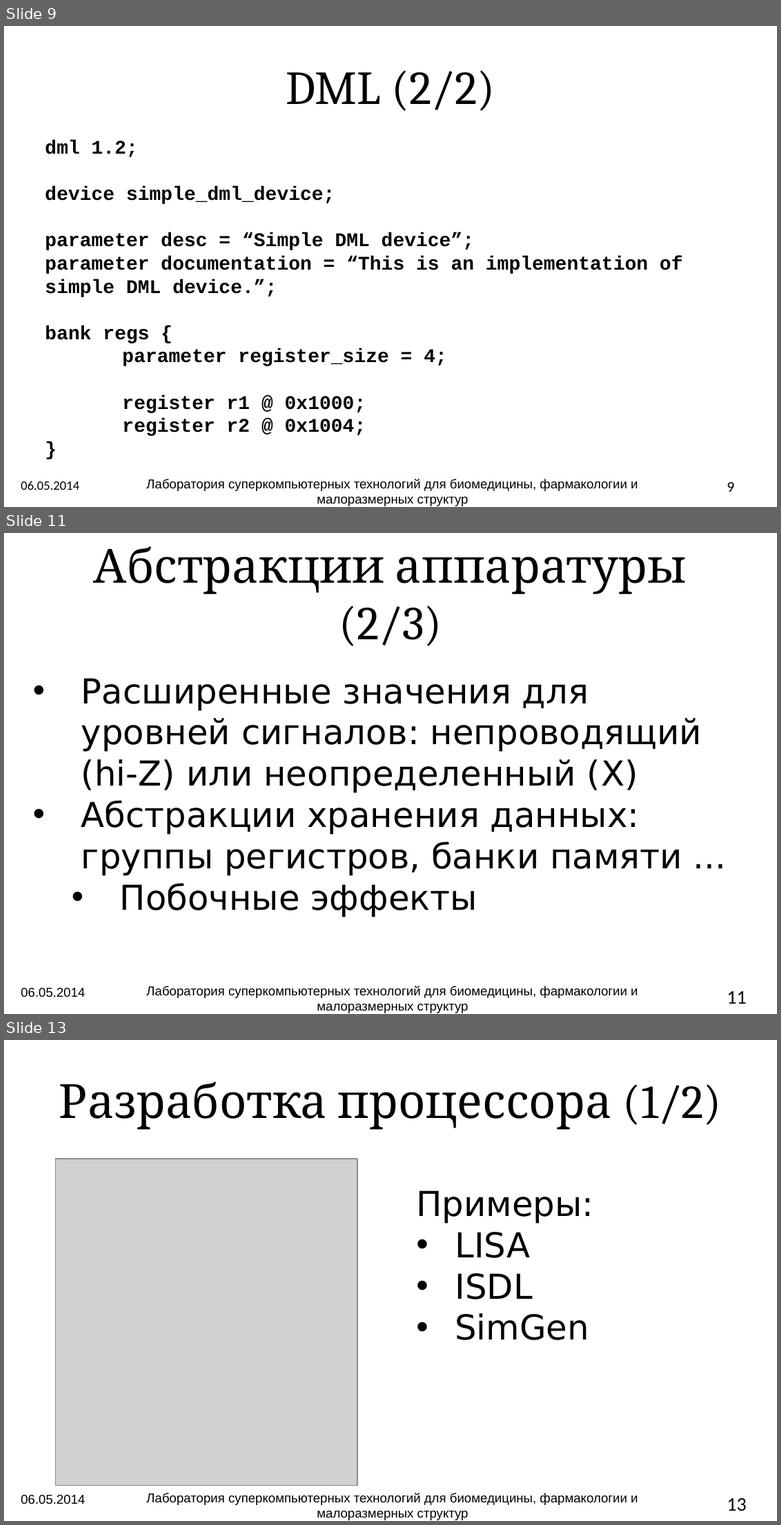
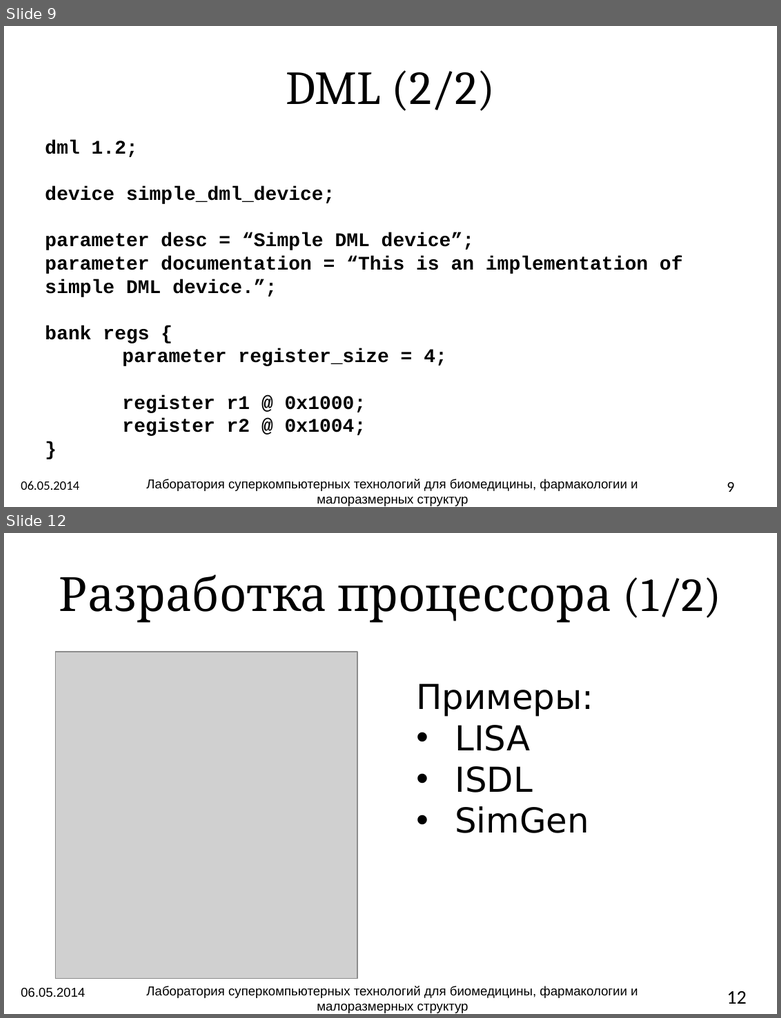
Before and after one commit to atakua/simlectures-archive, a slide deck: lecture12-languages/lecture12-languages.pptx. Shown one above the other, each under a label of ours: slides 9, 11 and 13 before the commit, slides 9 and 12 after it; the slides between them are not shown. The pictures are 781x1525 and 781x1018 pixels, drawn with LibreOffice and Linux fonts; fonts in the diff are those of the drawing; grey boxes stand for pictures; background and template pictures are left out. Boxes give left, top, right and bottom in pixels: in the first picture for what was removed or moved away, otherwise in the second. Text is boxed around its words. In the diff, an @@ line names an element or a change of style, - is before the commit and + after.

```diff
--- a/lecture12-languages/lecture12-languages.pptx
+++ b/lecture12-languages/lecture12-languages.pptx
@@ slide 11 removed at <box>4,533,777,1014</box>, background picture (left out) @@
@@ title removed at <box>94,546,686,646</box> @@
-Абстракции аппаратуры (2/3)
@@ text removed at <box>81,678,702,917</box> @@
-• Расширенные значения для уровней сигналов: непроводящий (hi-Z) или неопределенный (X)
-• Абстракции хранения данных: группы регистров, банки памяти ...
-  • Побочные эффекты
@@ text removed at <box>21,988,85,997</box> @@
-06.05.2014
@@ text removed at <box>146,986,637,1013</box> @@
-Лаборатория суперкомпьютерных технологий для биомедицины, фармакологии и малоразмерных структур
@@ page number removed at <box>726,991,746,1004</box> @@
-11
@@ what was slide 13 is now slide 12 @@
@@ page number at <box>726,991,746,1004</box>: text changed @@
-13
+12
```
Also in this commit, not shown: 4 slides changed, 3 other files.
